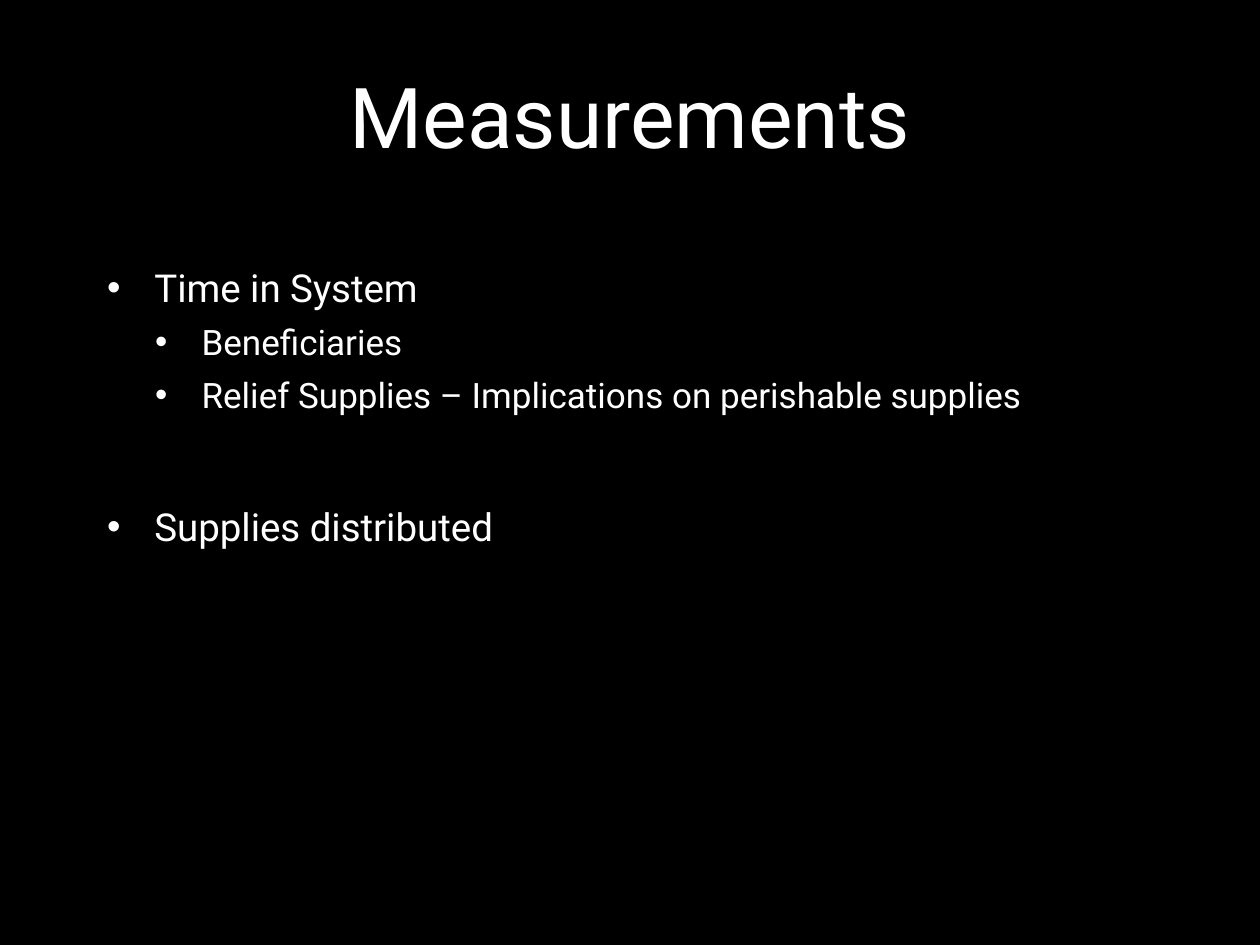
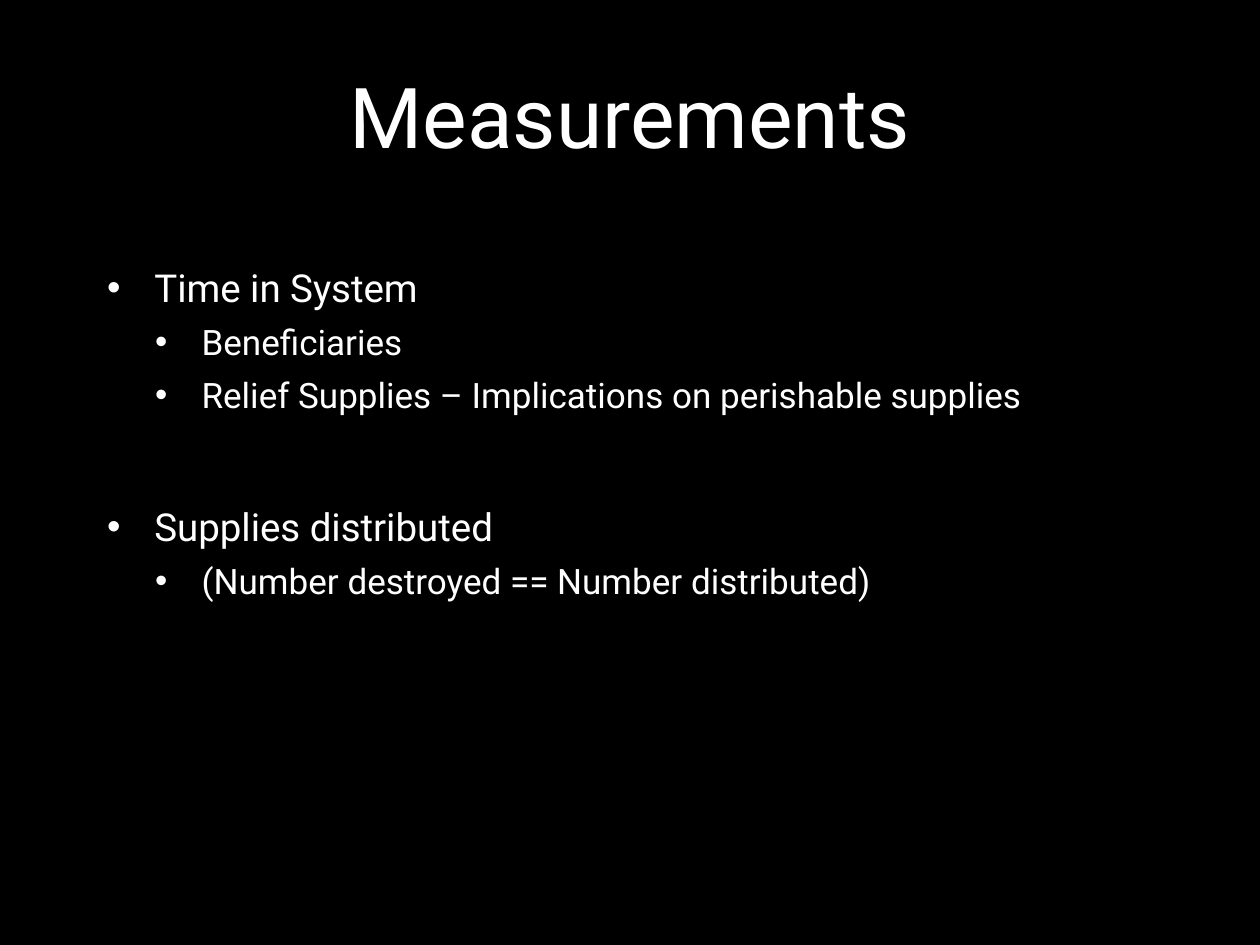
Before and after one commit to dwdii/DisasterReliefSim, a slide deck: slide 11 of presentation/Disaster_Relief_Sim_PPT.pptx. Drawn at 1260x945 pixels with LibreOffice and Linux fonts; fonts in the diff are those of the drawing; background and template pictures are left out. Boxes give left, top, right and bottom in pixels: in the first picture for what was removed or moved away, otherwise in the second. Text is boxed around its words. In the diff, an @@ line names an element or a change of style, - is before the commit and + after.

```diff
--- a/presentation/Disaster_Relief_Sim_PPT.pptx
+++ b/presentation/Disaster_Relief_Sim_PPT.pptx
@@ text at bbox=[202, 566, 870, 602]: paragraph added @@
+  • (Number destroyed == Number distributed)
```
Also in this commit, not shown: 1 other slide changed, 1 slide added.
